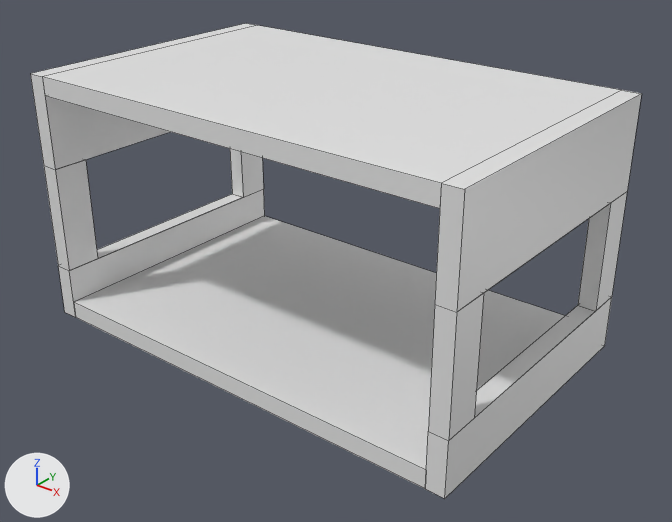
Two versions of the FBX model Assets/Prefabs/Scenes/LaboratorySegments/FBX/LaboratoySegmentWindows.fbx, one commit apart.
One viewpoint serves both versions: a camera (50 mm lens) standing at (14.42, -13.59, 12.61) and looking at (0.56, 3.74, 1.87). Arrows for +X, +Y and +Z are at lower left; the lights stay in place. Mesh edges are drawn as thin lines.

In view in the first picture: 'WindowsCeiling', 'WindowsFloor', 'WindowsWallLeft', 'WindowsWallRight'.
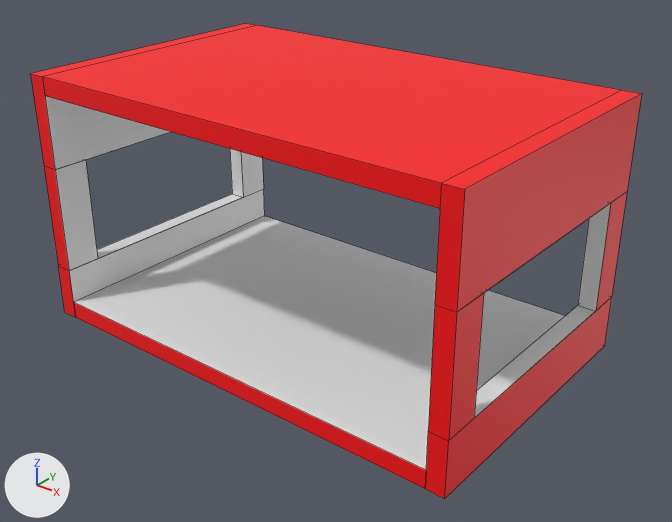
What differs and where, as boxes [x1, y1, x2, y2] in the pictures (672 x 522 px):
part 1 of me_cube_007, recoloured (white to red): [30, 23, 257, 317] in both
part 2 of me_cube_009, recoloured (white to red): [425, 90, 642, 499] in both
part 3 of me_cube_009, recoloured (white to red): [596, 192, 627, 311] in both
part 4 of me_cube_005, recoloured (white to red): [42, 25, 621, 208] in both
part 5 of me_cube_006, recoloured (white to red): [74, 303, 426, 489] in both

The change, as a diff of the scene's bpy script:
```diff
--- a/Assets/Prefabs/Scenes/LaboratorySegments/FBX/LaboratoySegmentWindows.fbx.py
+++ b/Assets/Prefabs/Scenes/LaboratorySegments/FBX/LaboratoySegmentWindows.fbx.py
@@ mat_outerwall @@
+mat_outerwall = principled_material('OuterWall')
+mat_outerwall.base_color = (1.0, 0.0, 0.0033)  # red #ff000b
@@ me_cube_007 @@
 me_cube_007.from_pydata(...)  # 24 vertices, 20 faces; spans x -6.5..-6.0, y 0.0..8.0, z -0.5..6.5
 # used by ob_windowswallleft; location = (0.0, 0.0, 0.0)
+# me_cube_007 part 1: 8 of the faces centred in x -6.5..-6.25, y 0.0..4.0, z -0.5..6.5 switch from mat_wall (white #e7e7e7) to mat_outerwall (red #ff000b)
@@ me_cube_005 @@
 me_cube_005.from_pydata(...)  # 8 vertices, 6 faces; spans x -6.0..6.0, y 0.0..8.0, z 6.0..6.5
 # used by ob_windowsceiling; location = (0.0, 0.0, 0.0)
+# me_cube_005 part 4: all 5 faces centred in x -6.0..6.0, y 0.0..8.0, z 6.25..6.5 switch from mat_wall (white #e7e7e7) to mat_outerwall (red #ff000b)
@@ me_cube_009 @@
 me_cube_009.from_pydata(...)  # 24 vertices, 20 faces; spans x 6.0..6.5, y 0.0..8.0, z -0.5..6.5
 # used by ob_windowswallright; location = (0.0, 0.0, 0.0)
+# me_cube_009 part 2: 8 of the faces centred in x 6.25..6.5, y 0.0..4.0, z -0.5..6.5 switch from mat_wall (white #e7e7e7) to mat_outerwall (red #ff000b)
+# me_cube_009 part 3: 4 of the faces centred in x 6.25..6.5, y 7.5..8.0, z 0.25..5.25 switch from mat_wall (white #e7e7e7) to mat_outerwall (red #ff000b)
@@ me_cube_006 @@
 me_cube_006.from_pydata(...)  # 8 vertices, 6 faces; spans x -6.0..6.0, y 0.0..8.0, z -0.5..0.0
 # used by ob_windowsfloor; location = (0.0, 0.0, 0.0)
+# me_cube_006 part 5: all 5 faces that had it switch from mat_wall (white #e7e7e7) to mat_outerwall (red #ff000b)
 me_cube_006.materials.append(mat_floor)
```
